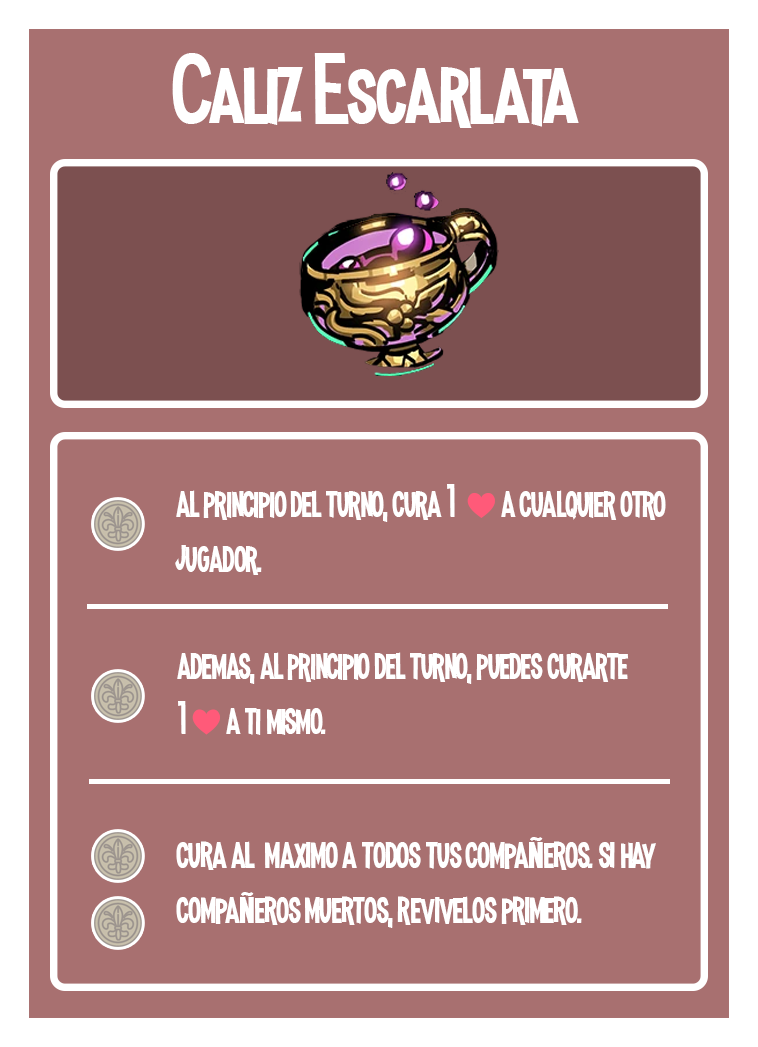
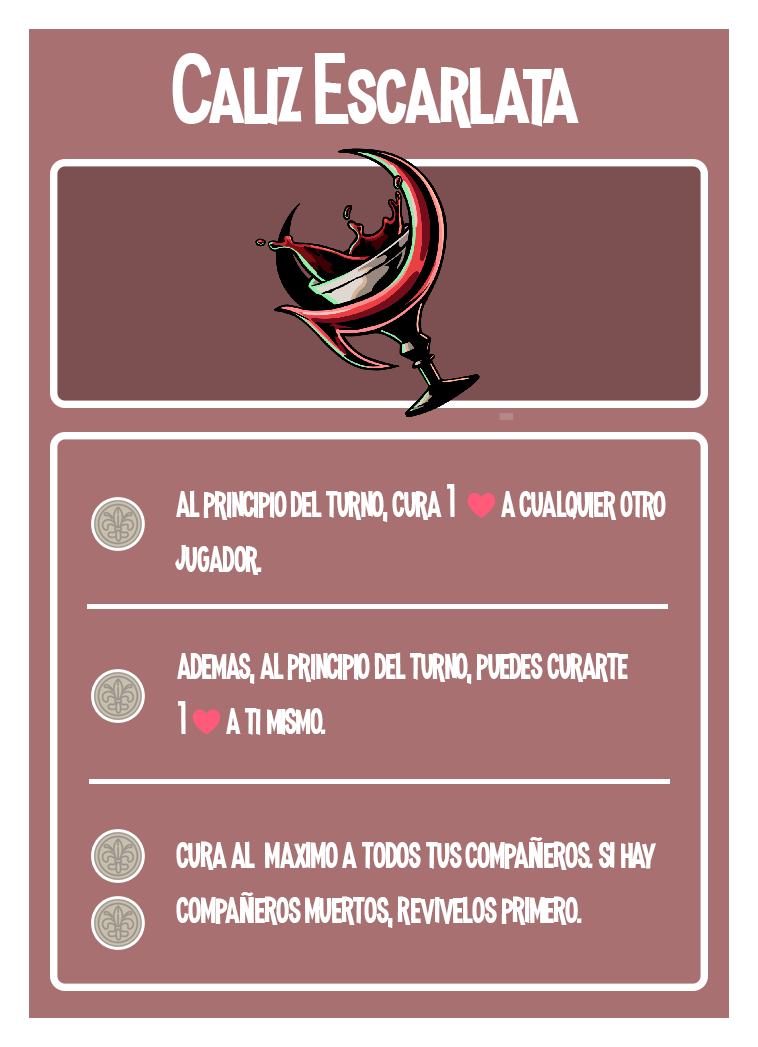
Layer changes from the first 758 × 1047 image to the second:
painted on "Capa 1" over box(255, 148, 513, 420)